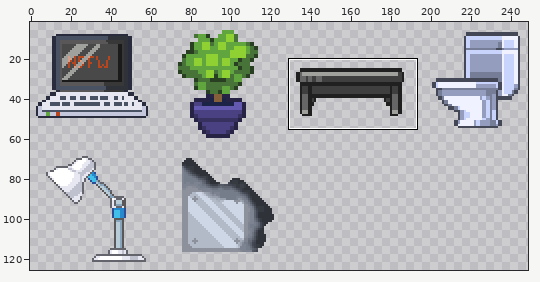
One commit to this sprite sheet: final assets/MED DEBRIS.png. Above, an overview of the earlier version with the close-up marked.
Close-up. Before the edit:
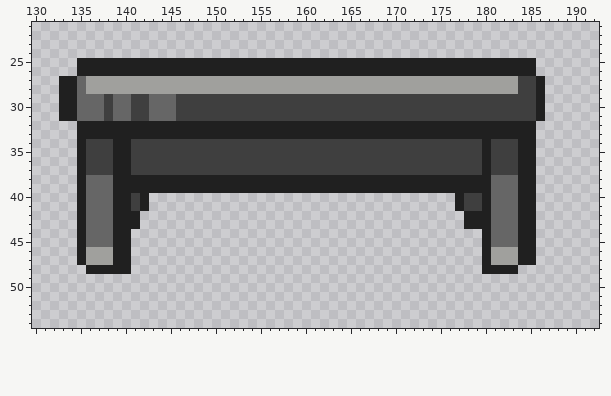
The file is 512x512 pixels, drawn in blocks of 2x2; one block is one cell here. Colours within 5 levels of each other are drawn and written as one. Shown: x 130..192, y 21..54. The wide view leaves out empty margins.
The result:
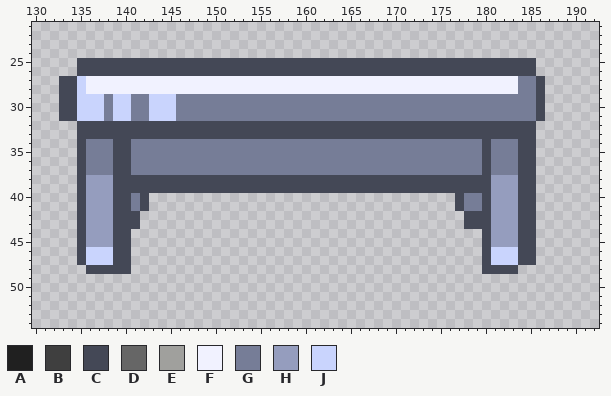
Palette (. is transparent): A #202020  B #3f3f3f  C #444856  D #666666  E #a0a09d  F #f1f2ff  G #767d97  H #959dbe  J #c9d4fd
From old to new:
Colour C replaces colour A in rows 25 to 26 at x 135 to 185; in rows 27 to 31 at x 133 to 134 and 186; in rows 32 to 33 at x 135 to 185; in rows 34 to 37 at x 135, 139 to 140, 180 and 184 to 185; in rows 38 to 39 at x 135, 139 to 180 and 184 to 185; in rows 40 to 41 at x 135, 139 to 140, 142, 177, 180 and 184 to 185.
Colour C replaces colour A in rows 42 to 43 at x 135, 139 to 141, 178 to 180 and 184 to 185; in rows 44 to 47 at x 135, 139 to 140, 180 and 184 to 185; in row 48 at x 136 to 140 and 180 to 183.
Colour F replaces colour E in rows 27 to 28 at x 136 to 183.
Colour G replaces colour B in rows 27 to 28 at x 184 to 185; in rows 29 to 31 at x 138, 141 to 142 and 146 to 185; in rows 34 to 37 at x 136 to 138, 141 to 179 and 181 to 183; in rows 40 to 41 at x 141 and 178 to 179.
Colour H replaces colour D in rows 38 to 45 at x 136 to 138 and 181 to 183.
Colour J replaces colour D in rows 27 to 28 at x 135; in rows 29 to 31 at x 135 to 137, 139 to 140 and 143 to 145.
Colour J replaces colour E in rows 46 to 47 at x 136 to 138 and 181 to 183.
